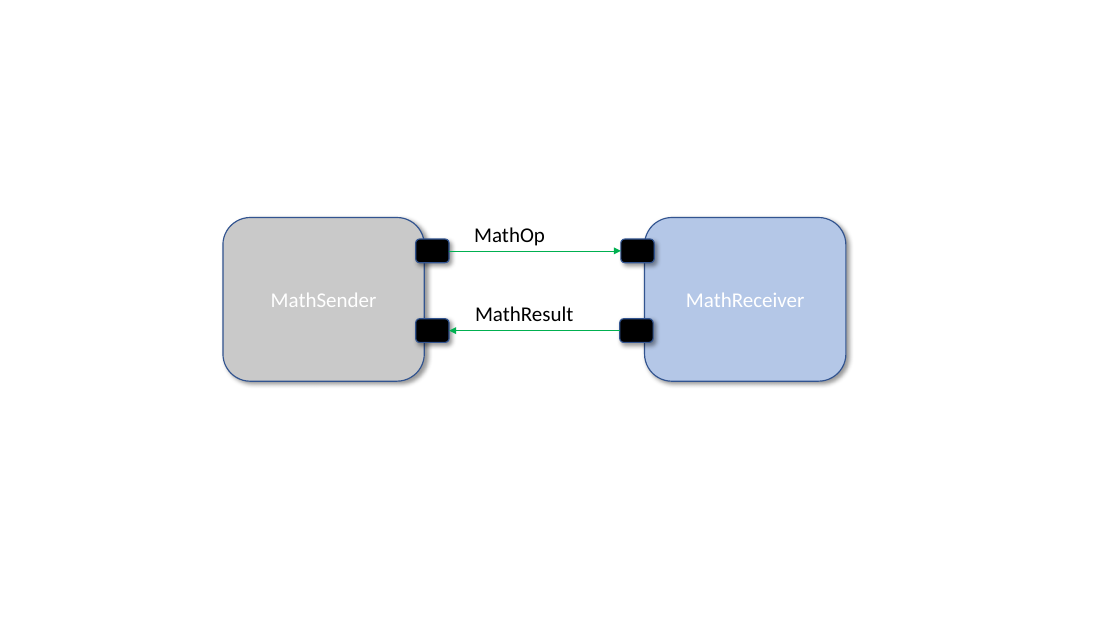
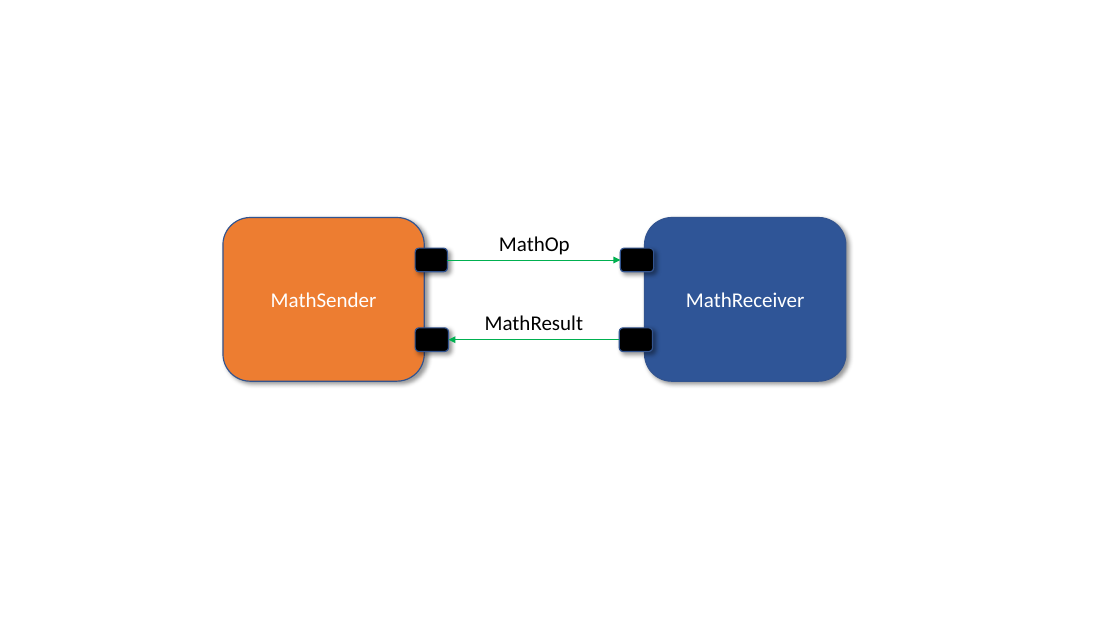
Before and after one commit to chumnap2/fprime-stage3, a slide deck: slide 1 of docs/Tutorials/MathComponent/img/CompDiag.pptx. Drawn at 1120x630 pixels with LibreOffice and Linux fonts; fonts in the diff are those of the drawing. Boxes give left, top, right and bottom in pixels: in the first picture for what was removed or moved away, otherwise in the second. Text is boxed around its words. In the diff, an @@ line names an element or a change of style, - is before the commit and + after.

```diff
--- a/docs/Tutorials/MathComponent/img/CompDiag.pptx
+++ b/docs/Tutorials/MathComponent/img/CompDiag.pptx
@@ rounded rectangle "MathSender" at [223, 218, 424, 381]: fill #C9C9C9 to #ED7D31 @@
@@ text "MathOp" at [499, 236, 570, 255]: alignment left to centre @@
@@ text "MathOp": place and size @@
-text "MathOp" at [474, 227, 545, 246]
+text "MathOp" at [499, 236, 570, 255]
@@ rounded rectangle "MathReceiver" at [644, 218, 846, 381]: fill #B4C7E7 to #2F5597 @@
@@ 4 rounded rectangles, 2 arrows: place and size @@
-4 rounded rectangles, 2 arrows at [416, 239, 655, 342]
+4 rounded rectangles, 2 arrows at [415, 248, 654, 351]
@@ text "MathResult": place and size @@
-text "MathResult" at [475, 306, 573, 321]
+text "MathResult" at [485, 315, 583, 330]
@@ text "MathResult" at [485, 315, 583, 330]: alignment left to centre @@
```
Also in this commit, not shown: 4 other files.
